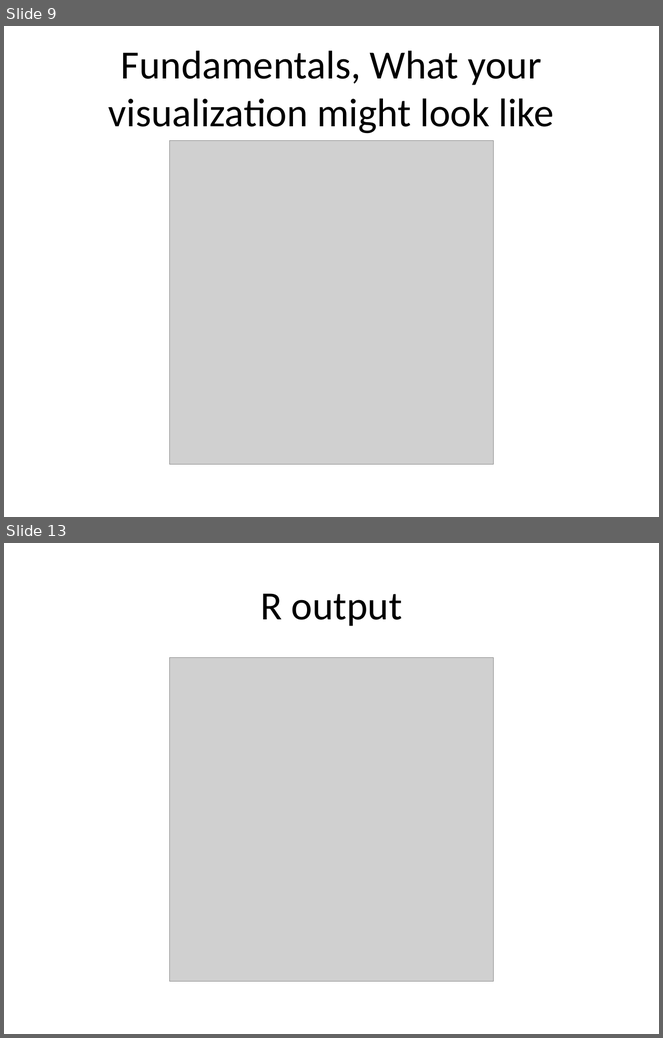
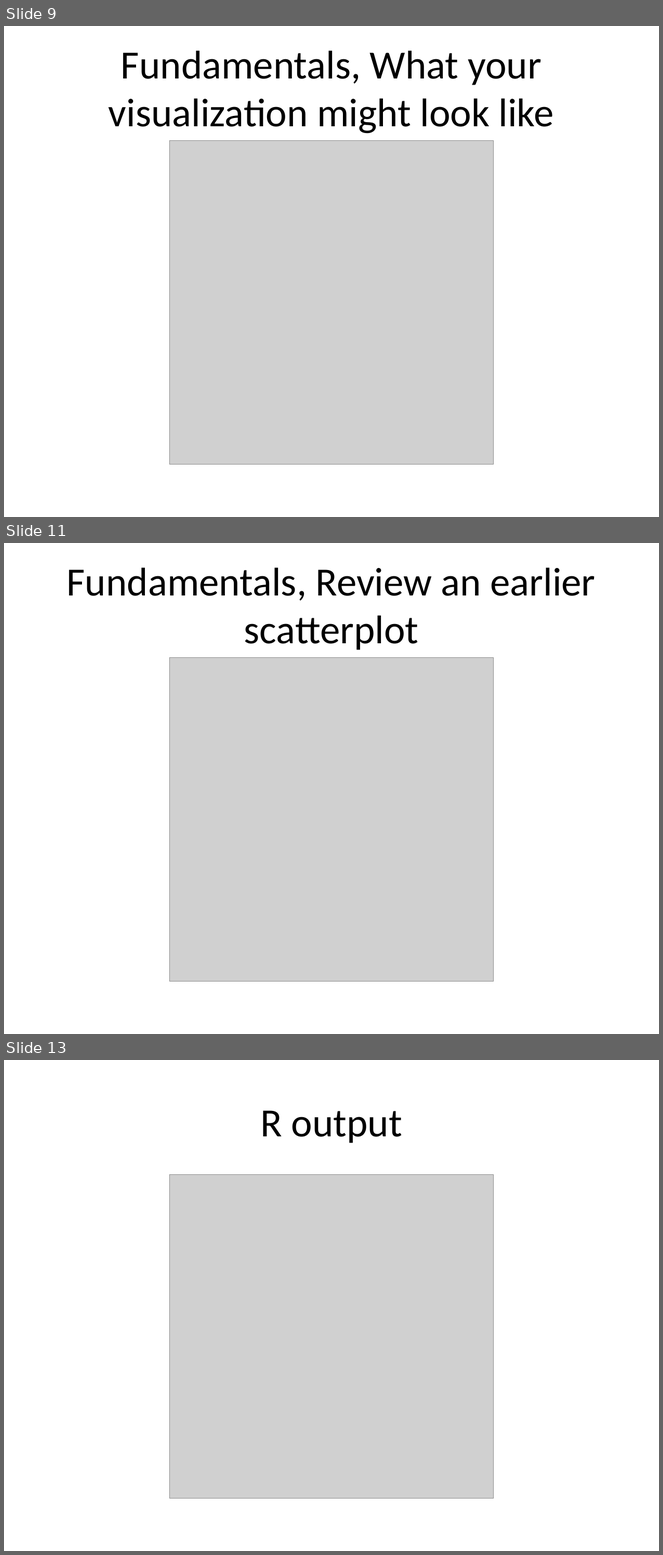
Before and after one commit to pmean/data-visualization, a slide deck: data-viz-03/component/fundamentals.pptx. Shown one above the other, each under a label of ours: slides 9 and 13 before the commit, slides 9, 11 and 13 after it; the slides between them are not shown. The pictures are 663x1038 and 663x1555 pixels, drawn with LibreOffice and Linux fonts; fonts in the diff are those of the drawing; grey boxes stand for pictures. Boxes give left, top, right and bottom in pixels: in the first picture for what was removed or moved away, otherwise in the second. Text is boxed around its words. In the diff, an @@ line names an element or a change of style, - is before the commit and + after.

```diff
--- a/data-viz-03/component/fundamentals.pptx
+++ b/data-viz-03/component/fundamentals.pptx
@@ slide 11 added at (x1=4, y1=543, x2=659, y2=1034), background #FFFFFF @@
@@ title added at (x1=67, y1=567, x2=596, y2=650), 44 pt, text #000000 @@
+Fundamentals, Review an earlier scatterplot
@@ picture added at (x1=170, y1=657, x2=493, y2=981) @@
```
Also in this commit, not shown: 2 slides changed, 1 other slide added, 2 slides removed, 11 other files.
